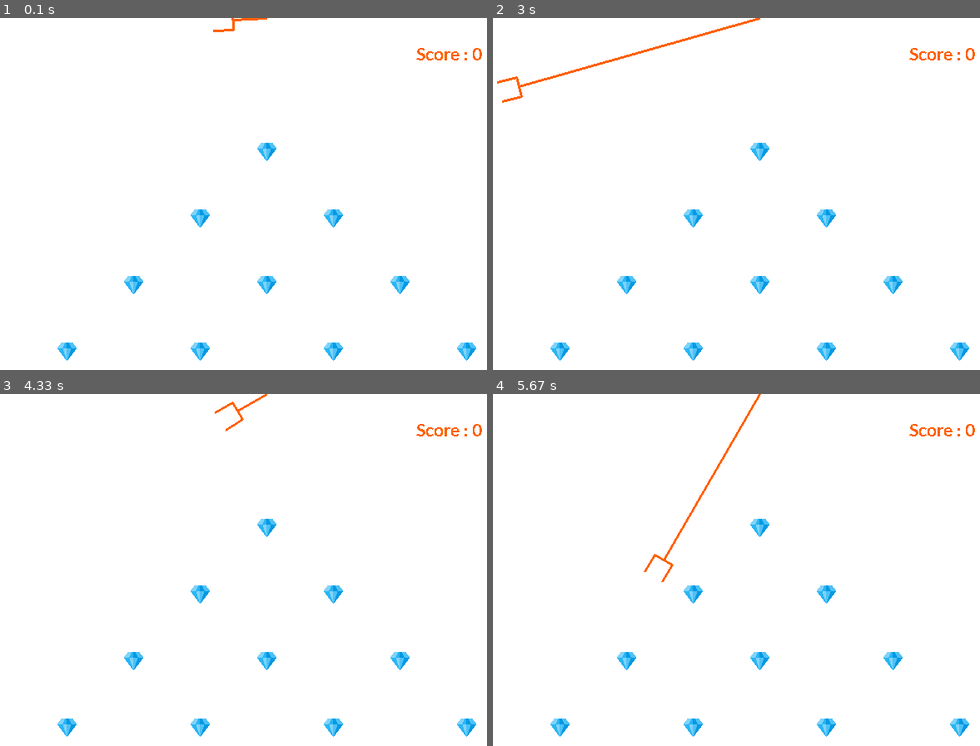
Above: before the commit, frames 1-4 (two rows, left to right).
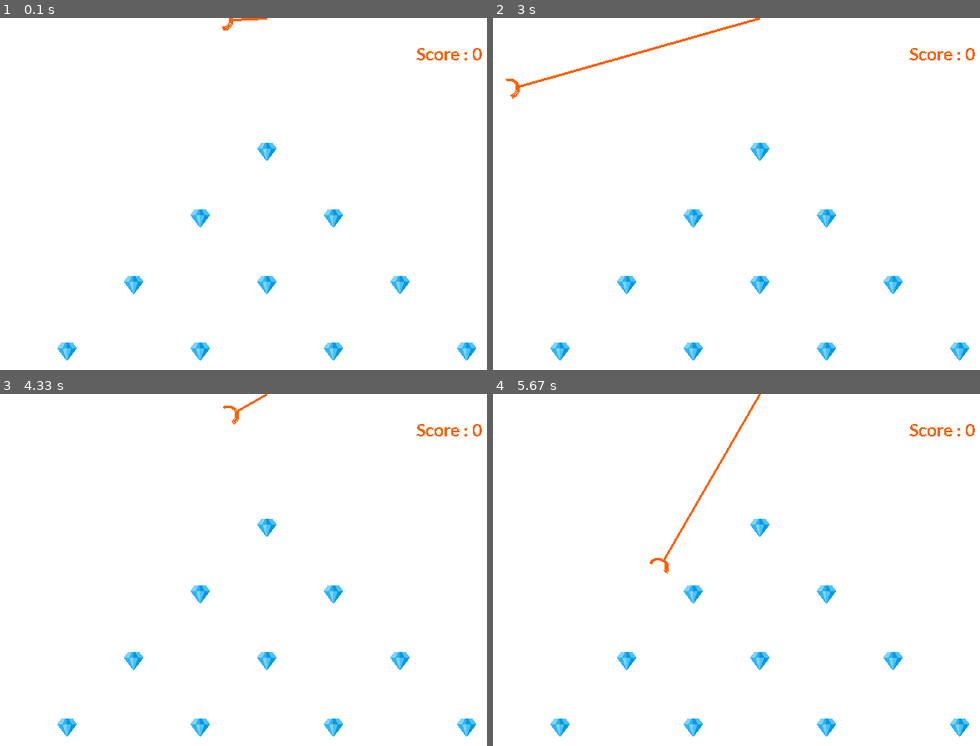
Above: after the commit, the same moments.

Repository: dttvn0010/python_tutorial
Game: pygame game, started from pygame/diamond_rush.py
Two runs of this game, one before a commit and one after it. Both use one fixed random seed, a clock stepped at 60 frames per second and the inputs below.
Inputs:
- Up to frame 1 (0.1 s): no input
- Up to frame 2 (3 s): hold Down 0.33-0.8 s; hold Down 0.83-1.2 s; hold Down 1.23-1.53 s
- Up to frame 3 (4.33 s): no input
- Up to frame 4 (5.67 s): hold Down 4.9-5.2 s; hold Down 5.23-5.6 s; hold Down from 5.63 s (still down)

The runs differ from the first frame. In frame 1, less than 0.1% of the frame differs, in the area x 43-49%, y 0-5%; in frame 2, 0.1%; in frame 3, 0.1%, in the area x 44-51%, y 2-11%; in frame 4, 0.1%.

Commit message:
Update diamond_rush

Diff:
--- a/pygame/diamond_rush.py
+++ b/pygame/diamond_rush.py
@@ -18,22 +18,21 @@
 
 angle = 0
 score = 0
+
 diamonds = [(80, 400), (240, 400), (400,400), (560, 400), (160,320), (320,320), (480, 320), (240, 240), (400,240), (320, 160)]
 
 def draw_rod(x, y, phi, caught):
     pygame.draw.line(screen, ORANGE, (screenX/2, 0), (x, y), 3)
 
-    dx = img_size/2 * math.cos(phi)
-    dy = img_size/2 * math.sin(phi)
+    cx = x + img_size/2 * math.cos(phi)
+    cy = y + img_size/2 * math.sin(phi)
+
+    rect = pygame.Rect(cx - img_size/2, cy - img_size/2, img_size, img_size)
 
     if caught:
-        screen.blit(image, pygame.Rect(x + dx - img_size/2, y + dy - img_size/2, img_size, img_size))
+        screen.blit(image, rect)
 
-    point1 = (x - dy, y + dx)
-    point2 = (x - dy + 2*dx, y + dx + 2*dy)
-    point3 = (x + dy, y - dx)
-    point4 = (x + dy + 2*dx, y - dx + 2*dy)
-    pygame.draw.lines(screen, ORANGE, False, (point4, point3, point1, point2), 3)
+    pygame.draw.arc(screen, ORANGE, rect, math.pi/2 - phi, 3*math.pi/2 - phi, 3)
 
 clock = pygame.time.Clock()
 state = 'searching'
@@ -49,7 +48,7 @@
             if state == 'searching':
                 state = 'reaching'
 
-    phi = abs(angle%360 - 180)/180. * math.pi
+    phi = abs(angle%360 - 180) * math.pi/180
     x = screenX/2 + rod * math.cos(phi)
     y = rod * math.sin(phi)
 
